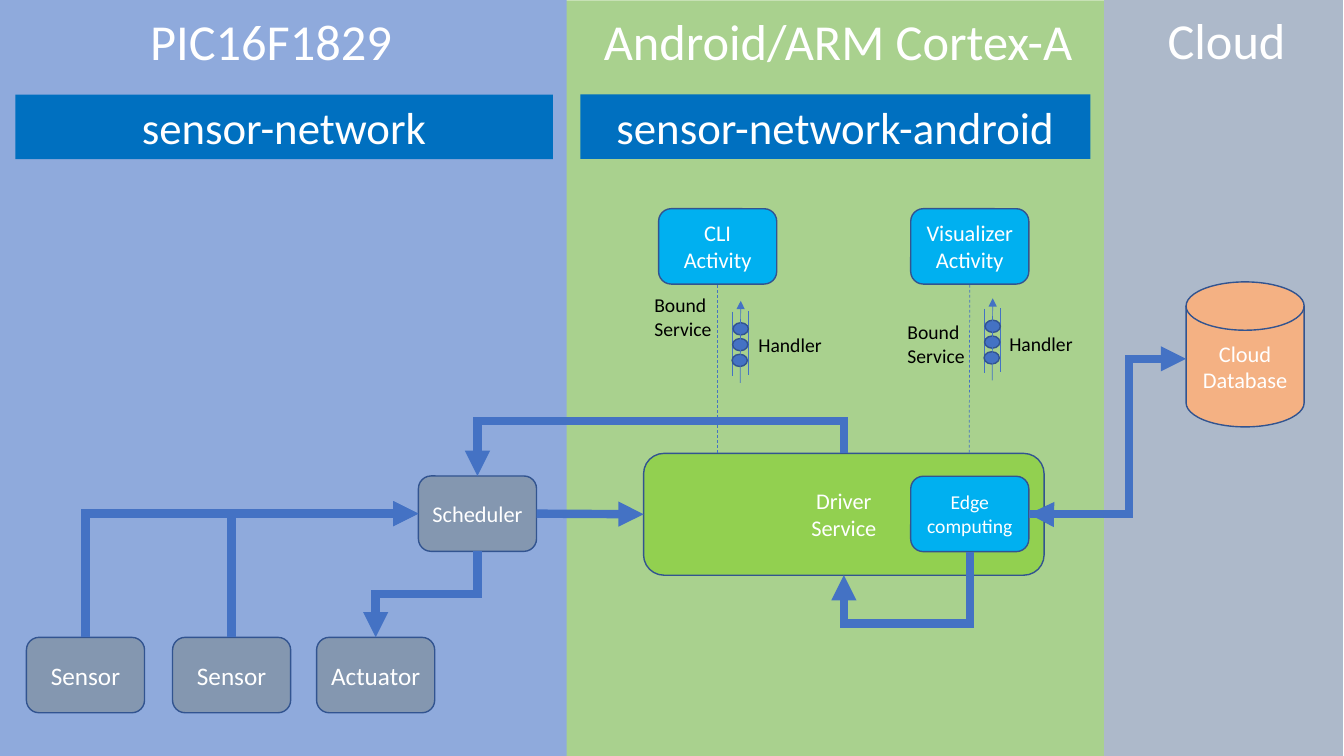
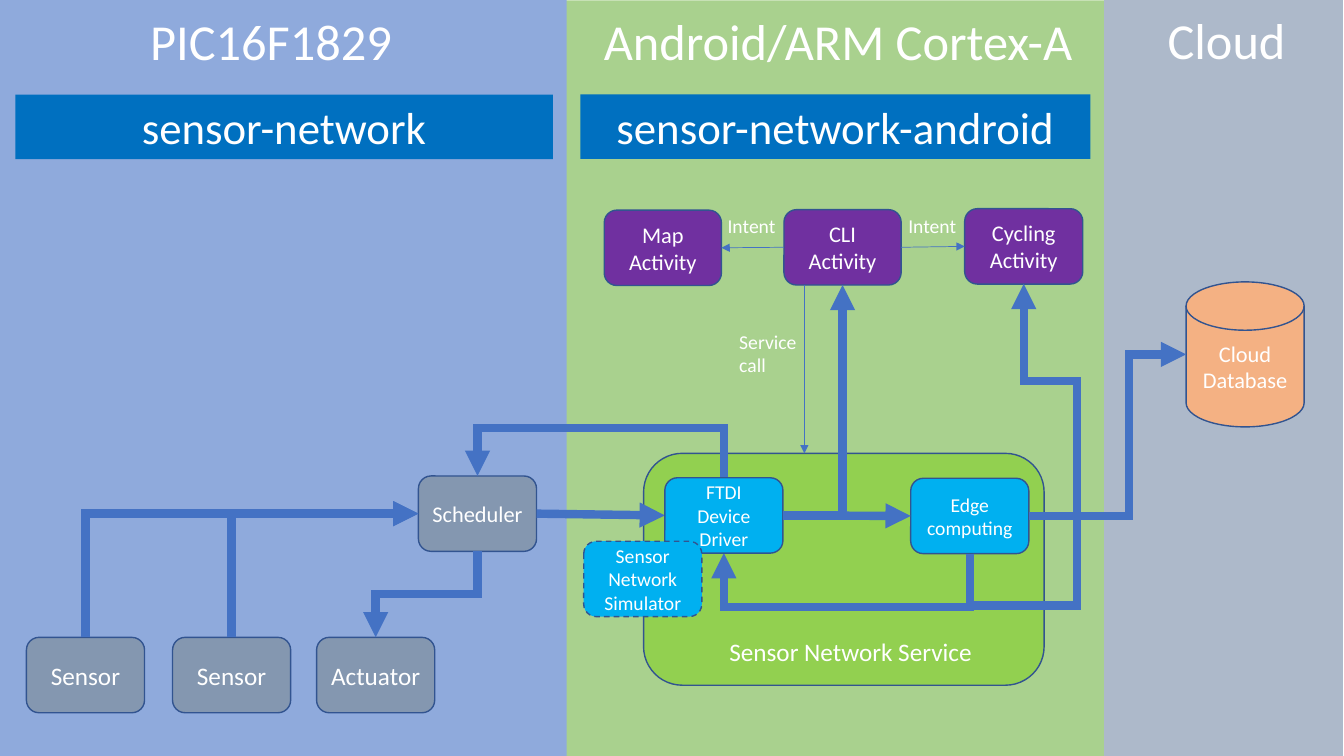
Before and after one commit to araobp/bicycle, a slide deck: slide 1 of doc/architecture.pptx. Drawn at 1344x756 pixels with LibreOffice and Linux fonts; fonts in the diff are those of the drawing. Boxes give left, top, right and bottom in pixels: in the first picture for what was removed or moved away, otherwise in the second. Text is boxed around its words. In the diff, an @@ line names an element or a change of style, - is before the commit and + after.

```diff
--- a/doc/architecture.pptx
+++ b/doc/architecture.pptx
@@ rounded rectangle "Cycling" at bbox=[965, 209, 1083, 284]: fill #00B0F0 to #7030A0 @@
@@ rounded rectangle "Cycling": place and size @@
-rounded rectangle "Cycling" at bbox=[911, 209, 1029, 284]
+rounded rectangle "Cycling" at bbox=[965, 209, 1083, 284]
@@ rounded rectangle added at bbox=[604, 210, 721, 285], fill #7030A0, outline #325491 1 pt, 16 pt, text #FFFFFF @@
+Map
+Activity
@@ text added at bbox=[728, 220, 776, 233], 14 pt, text #FFFFFF @@
+Intent
@@ rounded rectangle "CLI": place and size @@
-rounded rectangle "CLI" at bbox=[658, 209, 776, 284]
+rounded rectangle "CLI" at bbox=[784, 210, 901, 285]
@@ rounded rectangle "CLI" at bbox=[784, 210, 901, 285]: fill #00B0F0 to #7030A0 @@
@@ text added at bbox=[908, 220, 956, 233], 14 pt, text #FFFFFF @@
+Intent
@@ text in rounded rectangle at bbox=[992, 225, 1056, 245]: text changed @@
-Visualizer
+Cycling
@@ arrow added from (784, 247) to (722, 248), #4472C4 0.5 pt @@
@@ arrow added from (901, 247) to (965, 246), #4472C4 0.5 pt @@
@@ elbow arrow added from (783, 515) to (843, 285), #4472C4 6 pt @@
@@ line moved from (718, 453) - (718, 284) to (805, 285) - (805, 454) @@
@@ line (805, 285) - (805, 454): line to arrow; stroke #4472C4 0.5 pt dashed to #4472C4 0.5 pt @@
@@ line removed from (970, 453) to (970, 284) @@
@@ elbow arrow added from (970, 554) to (1024, 284), #4472C4 6 pt @@
@@ group removed at bbox=[984, 298, 1001, 380]: 3 ellipses, 2 lines, 1 arrow @@
@@ group removed at bbox=[732, 300, 749, 383]: 3 ellipses, 2 lines, 1 arrow @@
@@ text removed at bbox=[907, 325, 964, 363] @@
-Bound
-Service
@@ text at bbox=[739, 336, 796, 372]: text changed; text colour #000000 to #FFFFFF @@
-Bound
-Service
+Service call
@@ text removed at bbox=[758, 338, 821, 352] @@
-Handler
@@ text removed at bbox=[1009, 337, 1072, 351] @@
-Handler
@@ elbow arrow moved from (1029, 514) - (1187, 359) to (1029, 516) - (1187, 355) @@
@@ elbow arrow moved from (844, 454) - (478, 476) to (724, 478) - (478, 476) @@
@@ rounded rectangle: place and size @@
-rounded rectangle at bbox=[644, 454, 1045, 576]
+rounded rectangle at bbox=[644, 454, 1045, 686]
@@ rounded rectangle added at bbox=[665, 478, 783, 554], fill #00B0F0, outline #325491 1 pt, 14 pt, text #FFFFFF @@
+FTDI
+Device
+Driver
@@ text in rounded rectangle at bbox=[811, 493, 876, 536]: text removed @@
-Driver
-Service
@@ arrow moved from (536, 514) - (644, 514) to (536, 514) - (665, 515) @@
@@ arrow added from (783, 515) to (911, 516), #4472C4 6 pt @@
@@ arrow removed from (1045, 514) to (1029, 514) @@
@@ rounded rectangle added at bbox=[584, 541, 702, 617], fill #00B0F0, outline #325491 1 pt dashed, 14 pt, text #FFFFFF @@
+Sensor
+Network
+Simulator
@@ elbow arrow moved from (970, 552) - (844, 576) to (970, 554) - (724, 554) @@
@@ text added at bbox=[729, 643, 971, 661], 18 pt, text #FFFFFF @@
+Sensor Network Service
```
Also in this commit, not shown: 1 other file.
